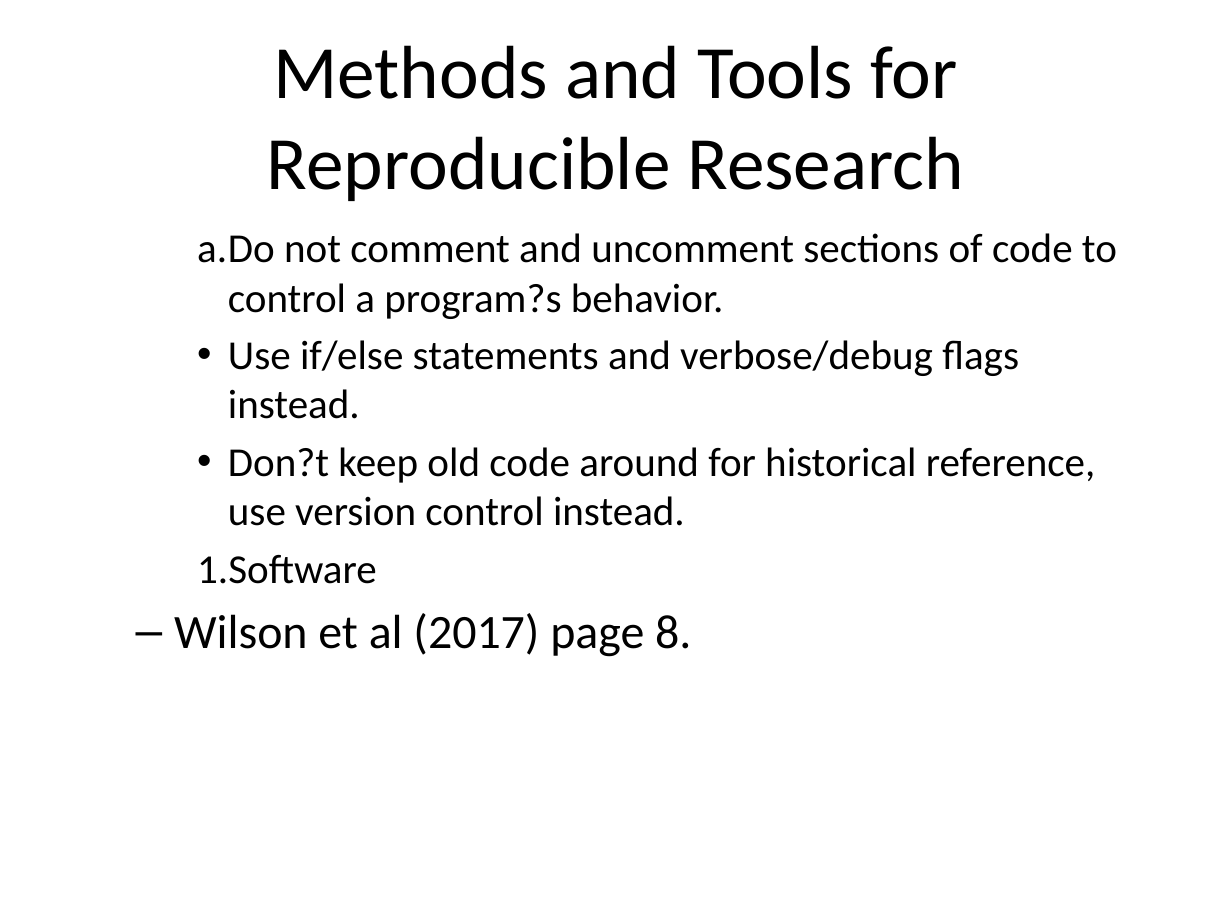
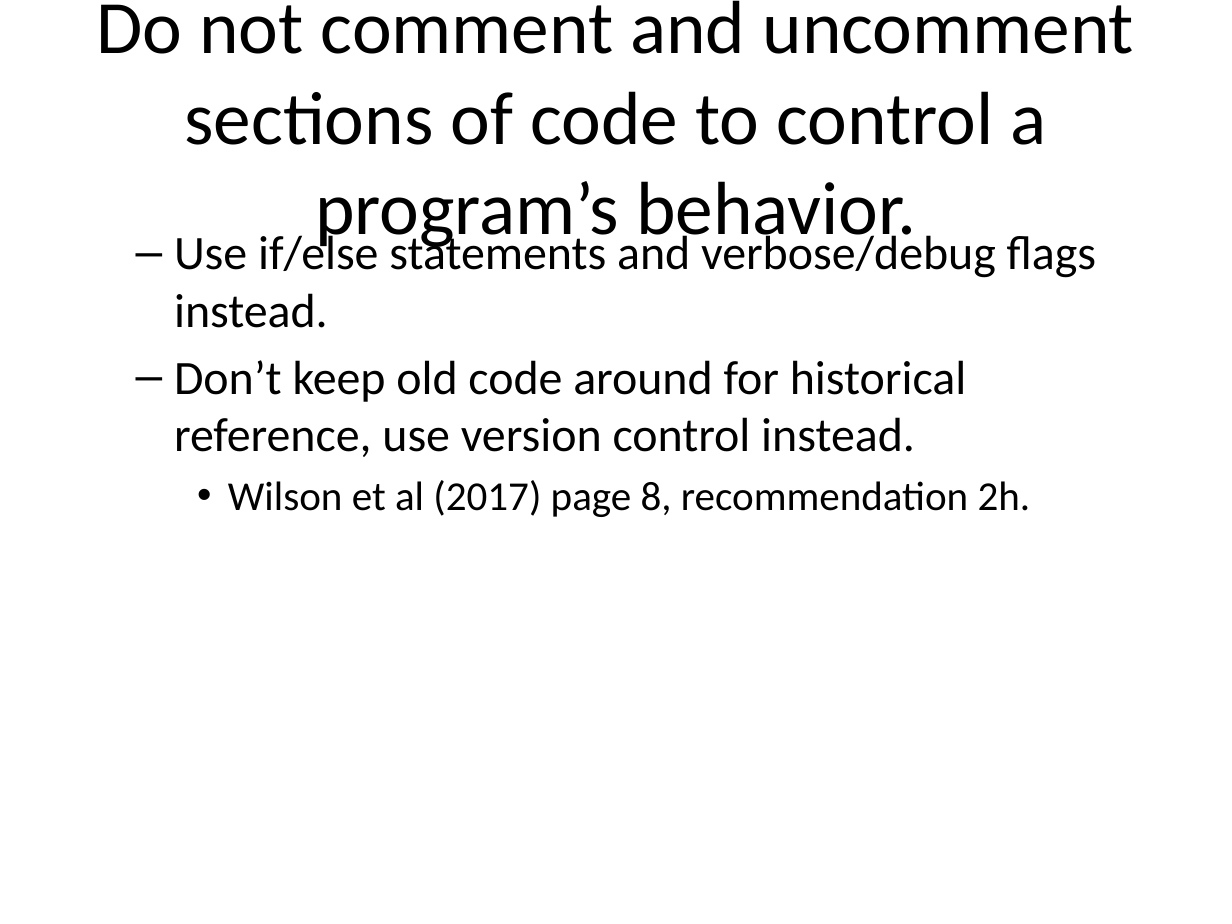
Before and after one commit to pmean/introduction-to-SAS, a slide deck: slide 32 of basics0/src/reproducible-research.pptx (slide 33 before the commit). Drawn at 1232x924 pixels with LibreOffice and Linux fonts; fonts in the diff are those of the drawing. Boxes give left, top, right and bottom in pixels: in the first picture for what was removed or moved away, otherwise in the second. Text is boxed around its words. In the diff, an @@ line names an element or a change of style, - is before the commit and + after.

Commit message:
Fixed typo on reproducible research.

```diff
--- a/basics0/src/reproducible-research.pptx
+++ b/basics0/src/reproducible-research.pptx
@@ title at [96,0,1135,252]: text changed @@
-Methods and Tools for Reproducible Research
+Do not comment and uncomment sections of code to control a program’s behavior.
@@ text at [174,229,1097,328]: size 24 to 28 pt in "Use if/else statements and verbose/debug flags instead."; bullet • to –; list level 3 to 2 in "Use if/else statements and verbose/debug ..." @@
@@ text at [197,233,1117,319]: paragraph removed @@
-    a. Do not comment and uncomment sections of code to control a program?s behavior.
@@ text at [174,360,1031,517]: text changed; size 24 to 28 pt @@
-    • Don?t keep old code around for historical reference, use version control instead.
-    1. Software
-  – Wilson et al (2017) page 8.
+  – Don’t keep old code around for historical reference, use version control instead.
+    • Wilson et al (2017) page 8, recommendation 2h.
```
Also in this commit, not shown: 36 other slides changed, 11 slides added, 17 slides removed, 1 other file.
